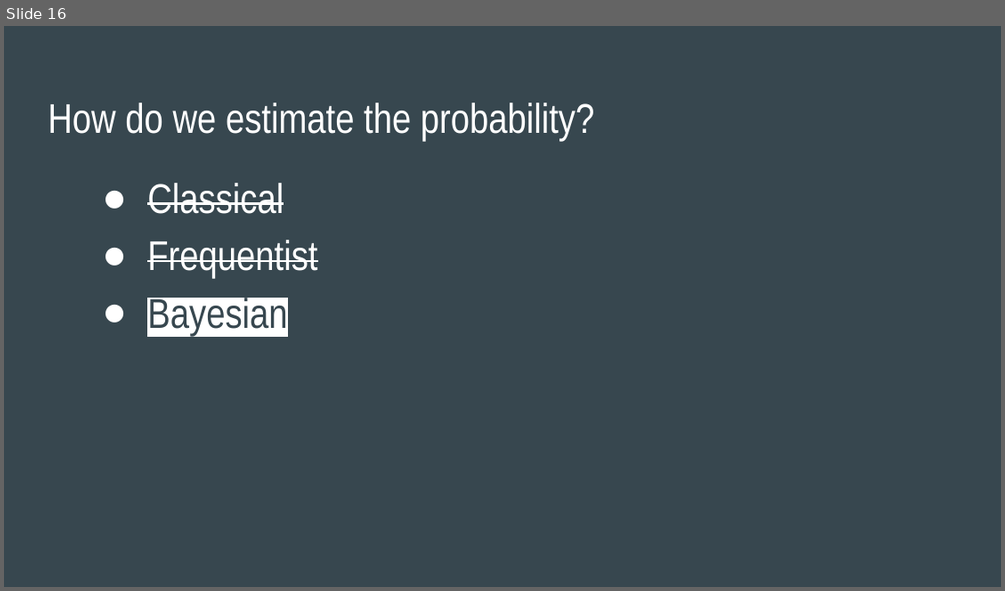
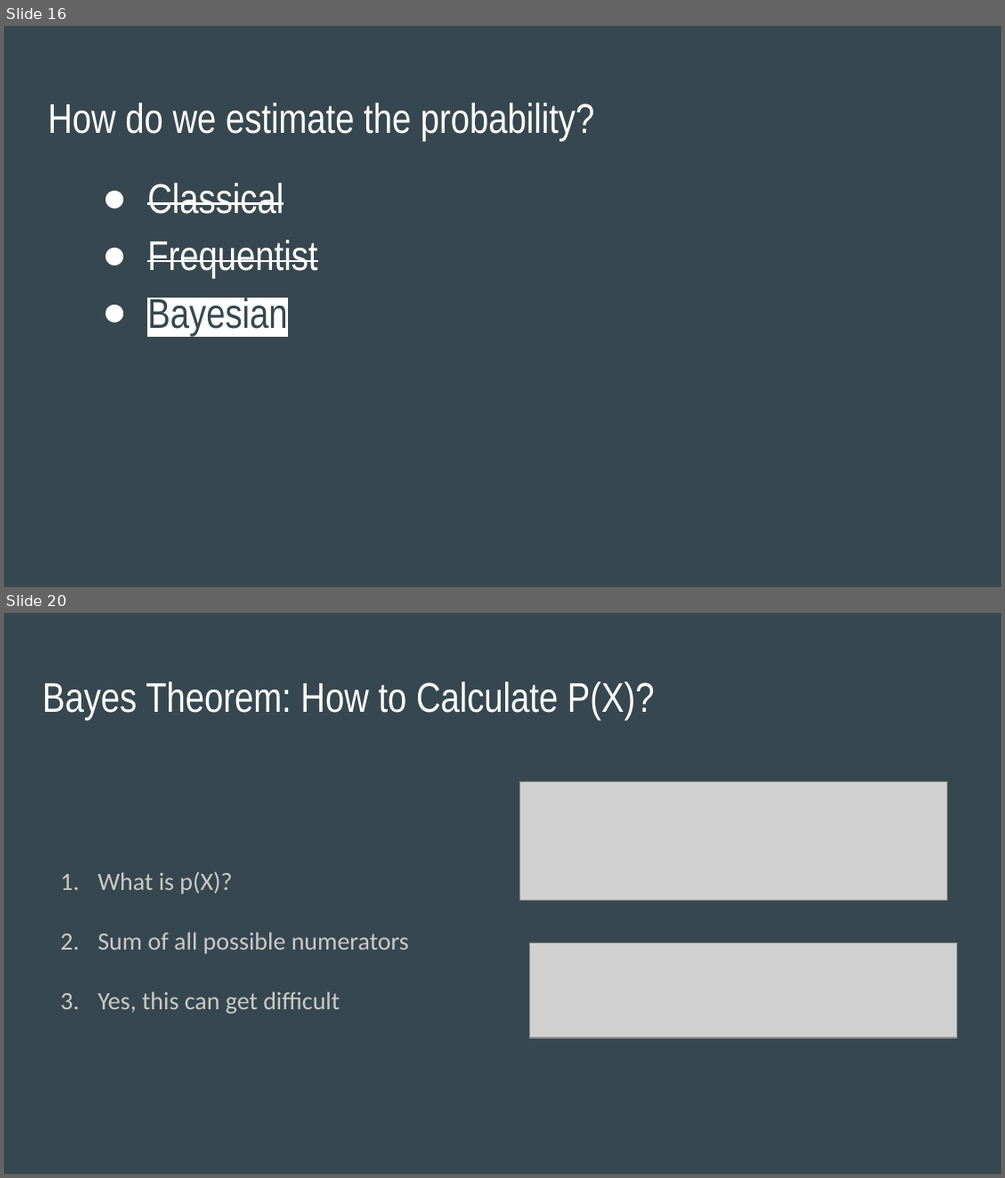
Before and after one commit to SThornewillvE/Hamburg_DS_Meetup_Bayesian-Stats_Intro, a slide deck: slides/intro_to_bayes_slides.pptx. Shown one above the other, each under a label of ours: slide 16 before the commit, slides 16 and 20 after it; the slides between them are not shown. The pictures are 1005x591 and 1005x1178 pixels, drawn with LibreOffice and Linux fonts; fonts in the diff are those of the drawing; grey boxes stand for pictures. Boxes give left, top, right and bottom in pixels: in the first picture for what was removed or moved away, otherwise in the second. Text is boxed around its words. In the diff, an @@ line names an element or a change of style, - is before the commit and + after.

```diff
--- a/slides/intro_to_bayes_slides.pptx
+++ b/slides/intro_to_bayes_slides.pptx
@@ slide 20 added at bbox=[4, 613, 1001, 1174], background #37474F @@
@@ title added at bbox=[42, 682, 655, 721], 30 pt, text #FFFFFF @@
+Bayes Theorem: How to Calculate P(X)?
@@ picture added at bbox=[520, 781, 948, 900] @@
@@ text added at bbox=[97, 872, 409, 1013], 18 pt, text #CACACA @@
+1. What is p(X)?
+2. Sum of all possible numerators
+3. Yes, this can get difficult
@@ picture added at bbox=[530, 943, 958, 1038] @@
```
Also in this commit, not shown: 1 slide changed, 22 other slides added, 2 slides removed, 1 other file.
